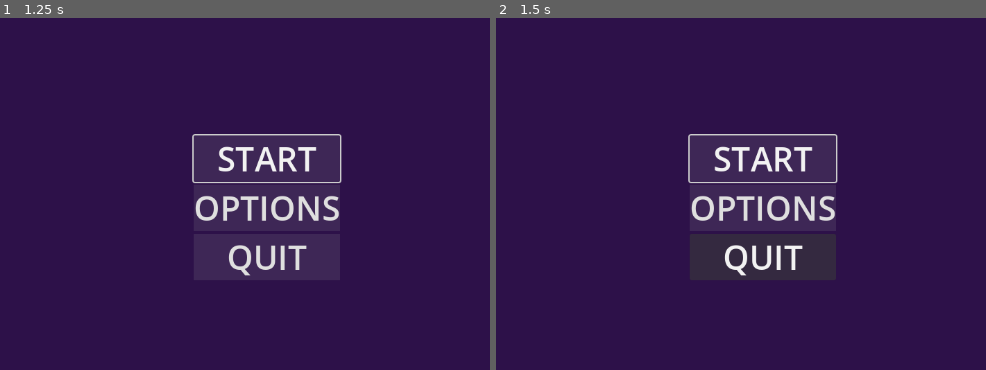
Above: before the commit, frames 1-2 (left to right).
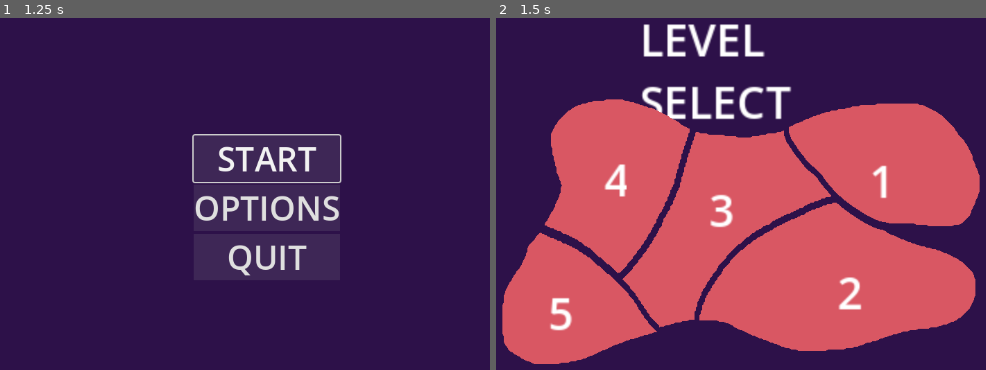
Above: after the commit, the same moments.

Repository: dadolyner/GameJam15
Game: Godot game, scene res://src/scenes/menu.tscn
Two runs of this game, one before a commit and one after it. Both use one fixed random seed, a clock stepped at 60 frames per second and the inputs below. Before the commit the project has no main scene; this scene is started directly in both runs.
Inputs:
- Up to frame 1 (1.25 s): click "OPTIONS" at 0.5 s
- Up to frame 2 (1.5 s): click "START" at 1.25 s

Frame 1 is identical in both runs. In frame 2, 56% of the frame differs, in the area x 1-99%, y 1-99%.

Commit message:
level select

Diff:
--- a/project.godot
+++ b/project.godot
@@ -11,5 +11,6 @@
 [application]
 
 config/name="GameJam15"
+run/main_scene="res://src/scenes/menu.tscn"
 config/features=PackedStringArray("4.2", "Forward Plus")
 config/icon="res://icon.svg"
--- /dev/null
+++ b/src/scenes/level_select.tscn
@@ -0,0 +1,224 @@
+[gd_scene load_steps=21 format=3 uid="uid://brc2kc8sdc6xs"]
+
+[ext_resource type="Texture2D" uid="uid://kuo1rbdycuo1" path="res://assets/level_select_regions/Region_1.png" id="1_1nmrw"]
+[ext_resource type="Script" path="res://src/scripts/level_select.gd" id="1_y0tko"]
+[ext_resource type="Texture2D" uid="uid://cfj6vhqvdvmnq" path="res://assets/level_select_regions/Region_1hover.png" id="2_8d1hl"]
+[ext_resource type="Texture2D" uid="uid://btr83tgtfp84d" path="res://assets/level_select_regions/Region_2.png" id="2_054jm"]
+[ext_resource type="BitMap" uid="uid://dax3qkgc52ovh" path="res://assets/level_select_regions/Region_1bitmap.bmp" id="2_v76sl"]
+[ext_resource type="Texture2D" uid="uid://o6sw4mpurgte" path="res://assets/level_select_regions/Region_3.png" id="3_e5mjy"]
+[ext_resource type="BitMap" uid="uid://ce4msghr22i1g" path="res://assets/level_select_regions/Region_2bitmap.bmp" id="4_nfuwv"]
+[ext_resource type="Texture2D" uid="uid://jqdwq4sr2rqe" path="res://assets/level_select_regions/Region_4.png" id="4_raoq8"]
+[ext_resource type="Texture2D" uid="uid://bpcqm6pyl8lnx" path="res://assets/level_select_regions/Region_5.png" id="5_58ihy"]
+[ext_resource type="Texture2D" uid="uid://brgutre333188" path="res://assets/level_select_regions/Region_2hover.png" id="5_pt5dk"]
+[ext_resource type="BitMap" uid="uid://ciwdkfihplrwv" path="res://assets/level_select_regions/Region_3bitmap.bmp" id="6_jgkxy"]
+[ext_resource type="BitMap" uid="uid://bgcdrpup66vy1" path="res://assets/level_select_regions/Region_4bitmap.bmp" id="8_nwq5b"]
+[ext_resource type="Texture2D" uid="uid://dcqe2qak4uxtu" path="res://assets/level_select_regions/Region_3hover.png" id="8_up302"]
+[ext_resource type="BitMap" uid="uid://b5aseb384s2gi" path="res://assets/level_select_regions/Region_5bitmap.bmp" id="10_r4f5l"]
+[ext_resource type="Texture2D" uid="uid://bljdmm5d5vy23" path="res://assets/level_select_regions/Region_4hover.png" id="11_6ogxy"]
+[ext_resource type="Texture2D" uid="uid://deylvxhktq72g" path="res://assets/level_select_regions/Region_5hover.png" id="14_rwo2b"]
+
+[sub_resource type="SystemFont" id="SystemFont_84ip8"]
+font_names = PackedStringArray("RuneScape UF")
+subpixel_positioning = 0
+
+[sub_resource type="StyleBoxFlat" id="StyleBoxFlat_frkq8"]
+bg_color = Color(0.6, 0.6, 0.6, 0.160784)
+
+[sub_resource type="SystemFont" id="SystemFont_0tm75"]
+font_names = PackedStringArray("RuneScape UF")
+
+[sub_resource type="Theme" id="Theme_c4um7"]
+default_font = SubResource("SystemFont_0tm75")
+default_font_size = 32
+Button/font_sizes/font_size = 48
+Button/fonts/font = SubResource("SystemFont_84ip8")
+Button/styles/normal = SubResource("StyleBoxFlat_frkq8")
+
+[node name="LevelSelect" type="Control"]
+layout_mode = 3
+anchors_preset = 15
+anchor_right = 1.0
+anchor_bottom = 1.0
+grow_horizontal = 2
+grow_vertical = 2
+theme = SubResource("Theme_c4um7")
+script = ExtResource("1_y0tko")
+
+[node name="MarginContainer" type="MarginContainer" parent="."]
+layout_mode = 1
+anchors_preset = 15
+anchor_right = 1.0
+anchor_bottom = 1.0
+grow_horizontal = 2
+grow_vertical = 2
+
+[node name="ColorRect" type="ColorRect" parent="MarginContainer"]
+layout_mode = 2
+color = Color(0.141176, 0, 0.282353, 0.780392)
+
+[node name="RichTextLabel" type="RichTextLabel" parent="."]
+layout_mode = 1
+anchors_preset = -1
+anchor_left = 0.346354
+anchor_top = 0.100309
+anchor_right = 0.632813
+anchor_bottom = 0.199074
+offset_right = -165.0
+offset_bottom = -32.0
+grow_horizontal = 2
+grow_vertical = 2
+scale = Vector2(2, 2)
+text = "LEVEL SELECT"
+fit_content = true
+scroll_active = false
+metadata/_edit_use_anchors_ = true
+
+[node name="Region1Button" type="TextureButton" parent="."]
+layout_mode = 1
+anchors_preset = -1
+anchor_left = 0.532986
+anchor_top = 0.268519
+anchor_right = 0.771701
+anchor_bottom = 0.541667
+texture_normal = ExtResource("1_1nmrw")
+texture_hover = ExtResource("2_8d1hl")
+texture_click_mask = ExtResource("2_v76sl")
+
+[node name="Region2Button" type="TextureButton" parent="."]
+layout_mode = 0
+offset_left = 485.0
+offset_top = 317.0
+offset_right = 883.0
+offset_bottom = 531.0
+texture_normal = ExtResource("2_054jm")
+texture_hover = ExtResource("5_pt5dk")
+texture_click_mask = ExtResource("4_nfuwv")
+
+[node name="Region3Button" type="TextureButton" parent="."]
+layout_mode = 0
+offset_left = 374.0
+offset_top = 213.0
+offset_right = 675.0
+offset_bottom = 497.0
+texture_normal = ExtResource("3_e5mjy")
+texture_hover = ExtResource("8_up302")
+texture_click_mask = ExtResource("6_jgkxy")
+
+[node name="Region4Button" type="TextureButton" parent="."]
+layout_mode = 0
+offset_left = 262.0
+offset_top = 168.0
+offset_right = 471.0
+offset_bottom = 419.0
+texture_normal = ExtResource("4_raoq8")
+texture_hover = ExtResource("11_6ogxy")
+texture_click_mask = ExtResource("8_nwq5b")
+
+[node name="Region5Button" type="TextureButton" parent="."]
+layout_mode = 0
+offset_left = 201.0
+offset_top = 360.0
+offset_right = 424.0
+offset_bottom = 550.0
+texture_normal = ExtResource("5_58ihy")
+texture_hover = ExtResource("14_rwo2b")
+texture_click_mask = ExtResource("10_r4f5l")
+
+[node name="RichTextLabel1" type="RichTextLabel" parent="."]
+layout_mode = 1
+anchors_preset = -1
+anchor_left = 0.441818
+anchor_top = 0.771186
+anchor_right = 0.441818
+anchor_bottom = 0.771186
+offset_left = 226.025
+offset_top = -252.729
+offset_right = 234.025
+offset_bottom = -220.729
+grow_horizontal = 2
+grow_vertical = 2
+scale = Vector2(2, 2)
+mouse_filter = 2
+text = "1"
+fit_content = true
+scroll_active = false
+autowrap_mode = 0
+deselect_on_focus_loss_enabled = false
+drag_and_drop_selection_enabled = false
+
+[node name="RichTextLabel2" type="RichTextLabel" parent="."]
+layout_mode = 1
+anchors_preset = -1
+anchor_left = 0.498744
+anchor_top = 0.724299
+anchor_right = 0.498744
+anchor_bottom = 0.724299
+offset_left = 108.947
+offset_top = -61.3458
+offset_right = 140.947
+offset_bottom = -29.3458
+grow_horizontal = 2
+grow_vertical = 2
+scale = Vector2(2, 2)
+mouse_filter = 2
+text = "2"
+fit_content = true
+metadata/_edit_use_anchors_ = true
+
+[node name="RichTextLabel5" type="RichTextLabel" parent="."]
+layout_mode = 1
+anchors_preset = -1
+anchor_left = 0.295964
+anchor_top = 0.781058
+anchor_right = 0.295964
+anchor_bottom = 0.781058
+offset_left = -73.9507
+offset_top = -71.1259
+offset_right = -54.0525
+offset_bottom = -34.4254
+grow_horizontal = 2
+grow_vertical = 2
+scale = Vector2(2, 2)
+mouse_filter = 2
+text = "5"
+fit_content = true
+metadata/_edit_use_anchors_ = true
+
+[node name="RichTextLabel4" type="RichTextLabel" parent="."]
+layout_mode = 1
+anchors_preset = -1
+anchor_left = 0.411483
+anchor_top = 0.561753
+anchor_right = 0.411483
+anchor_bottom = 0.561753
+offset_left = -126.029
+offset_top = -119.016
+offset_right = -110.029
+offset_bottom = -87.0159
+grow_horizontal = 2
+grow_vertical = 2
+scale = Vector2(2, 2)
+mouse_filter = 2
+text = "4"
+fit_content = true
+metadata/_edit_use_anchors_ = true
+
+[node name="RichTextLabel3" type="RichTextLabel" parent="."]
+layout_mode = 1
+anchors_preset = -1
+anchor_left = 0.415282
+anchor_top = 0.46831
+anchor_right = 0.415282
+anchor_bottom = 0.46831
+offset_left = 20.5947
+offset_top = -21.4648
+offset_right = 52.5947
+offset_bottom = 10.5352
+grow_horizontal = 2
+scale = Vector2(2, 2)
+mouse_filter = 2
+text = "3"
+fit_content = true
+metadata/_edit_use_anchors_ = true
+
+[connection signal="pressed" from="Region1Button" to="." method="_on_region_1_button_pressed"]
--- /dev/null
+++ b/src/scripts/level_select.gd
@@ -0,0 +1,18 @@
+extends Control
+@onready var region_1_button = $Region1Button
+@onready var region_2_button = $Region2Button
+@onready var region_3_button = $Region3Button
+@onready var region_4_button = $Region4Button
+@onready var region_5_button = $Region5Button
+
+# Called when the node enters the scene tree for the first time.
+func _ready():
+	region_1_button.disabled = false
+	region_2_button.disabled = true
+	region_3_button.disabled = true
+	region_4_button.disabled = true
+	region_5_button.disabled = true
+
+
+func _on_region_1_button_pressed():
+	get_tree().change_scene_to_file("res://src/scenes/game.tscn")
--- a/src/scripts/menu.gd
+++ b/src/scripts/menu.gd
@@ -8,8 +8,7 @@
 
 func _on_start_button_pressed():
 	#Spremenit argument, ko bom imel dejanski 1st scene.
-	get_tree().change_scene_to_file("res://src/scenes/menu.tscn")
-
+	get_tree().change_scene_to_file("res://src/scenes/level_select.tscn")
 
 
 func _on_options_button_pressed():
Binary file added: assets/level_select_regions/Region_1.png
Not shown, added: assets/level_select_regions/Region_1.png.import
Binary file added: assets/level_select_regions/Region_1bitmap.bmp
Not shown, added: assets/level_select_regions/Region_1bitmap.bmp.import
Binary file added: assets/level_select_regions/Region_1hover.png
Not shown, added: assets/level_select_regions/Region_1hover.png.import
Binary file added: assets/level_select_regions/Region_2.png
Not shown, added: assets/level_select_regions/Region_2.png.import
Binary file added: assets/level_select_regions/Region_2bitmap.bmp
Not shown, added: assets/level_select_regions/Region_2bitmap.bmp.import
Binary file added: assets/level_select_regions/Region_2hover.png
Not shown, added: assets/level_select_regions/Region_2hover.png.import
(and 18 more such lines)
